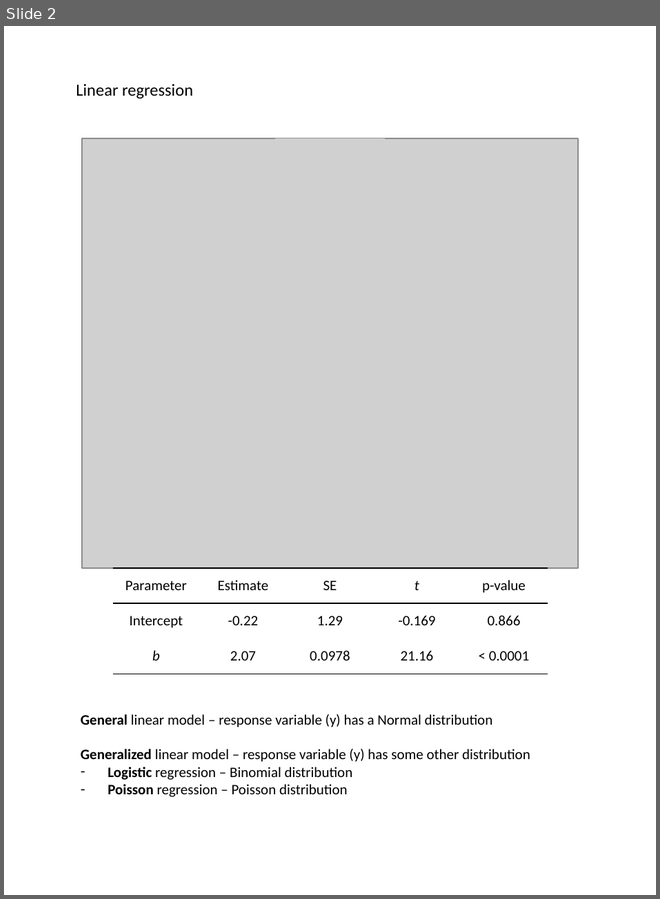
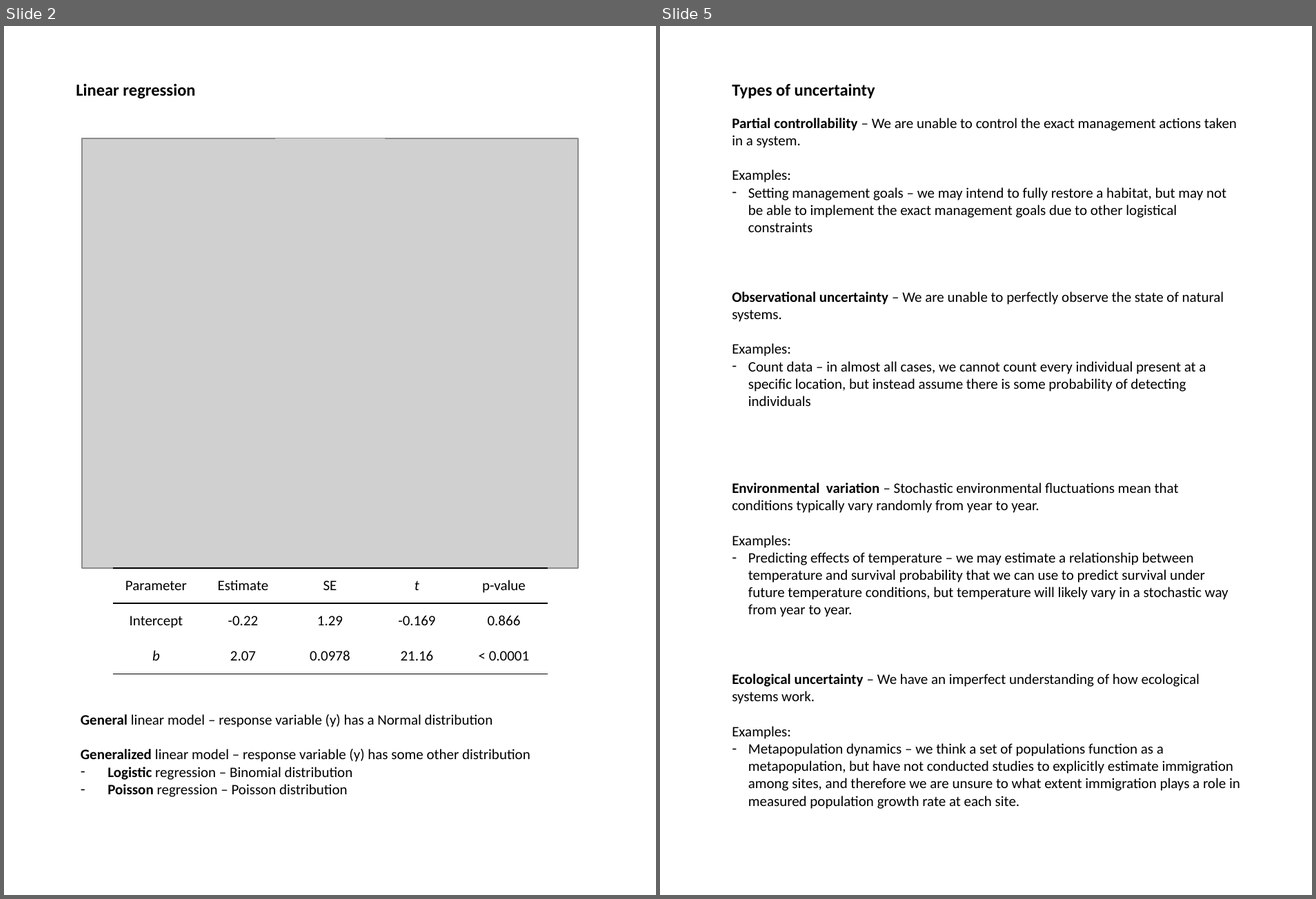
Before and after one commit to ssa200/ssa200.github.io, a slide deck: static/handouts/supplemental-materials.pptx. Shown side by side, each under a label of ours: slide 2 before the commit, slides 2 and 5 after it; the slides between them are not shown. The pictures are 660x899 and 1316x899 pixels, drawn with LibreOffice and Linux fonts; fonts in the diff are those of the drawing; grey boxes stand for pictures. Boxes give left, top, right and bottom in pixels: in the first picture for what was removed or moved away, otherwise in the second. Text is boxed around its words. In the diff, an @@ line names an element or a change of style, - is before the commit and + after.

```diff
--- a/static/handouts/supplemental-materials.pptx
+++ b/static/handouts/supplemental-materials.pptx
@@ slide 5 added at (x1=660, y1=26, x2=1312, y2=895), background #FFFFFF @@
@@ text added at (x1=732, y1=84, x2=875, y2=98), 14 pt, text #000000, bold @@
+Types of uncertainty
@@ text added at (x1=732, y1=118, x2=1240, y2=809), 12 pt, text #000000 @@
+Partial controllability – We are unable to control the exact management actions taken in a system.
+Examples:
+– Setting management goals – we may intend to fully restore a habitat, but may not be able to implement the exact management goals due to other logistical constraints
+Observational uncertainty – We are unable to perfectly observe the state of natural systems.
+Examples:
+– Count data – in almost all cases, we cannot count every individual present at a specific location, but instead assume there is some probability of detecting individuals
+Environmental variation – Stochastic environmental fluctuations mean that conditions typically vary randomly from year to year.
+Examples:
+– Predicting effects of temperature – we may estimate a relationship between temperature and survival probability that we can use to predict survival under future temperature conditions, but temperature will likely vary in a stochastic way from year to year.
+Ecological uncertainty – We have an imperfect understanding of how ecological systems work.
+Examples:
+– Metapopulation dynamics – we think a set of populations function as a metapopulation, but have not conducted studies to explicitly estimate immigration among sites, and therefore we are unsure to what extent immigration plays a role in measured population growth rate at each site.
@@ slide 2 changed as well @@
@@ text "Linear regression" at (x1=76, y1=84, x2=195, y2=98): bold on @@
```
Also in this commit, not shown: 5 other slides changed, 3 slides removed, 4 other files.
